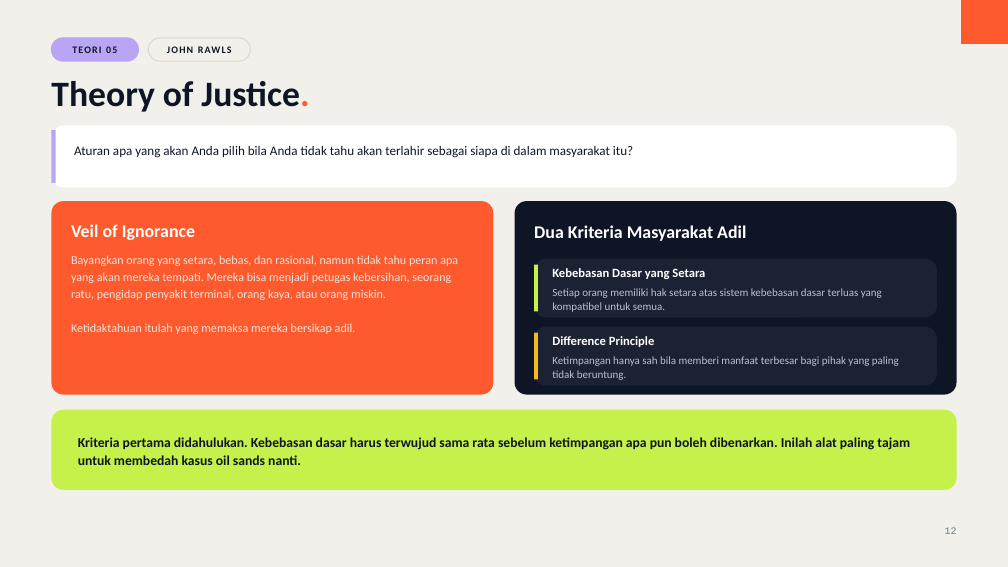
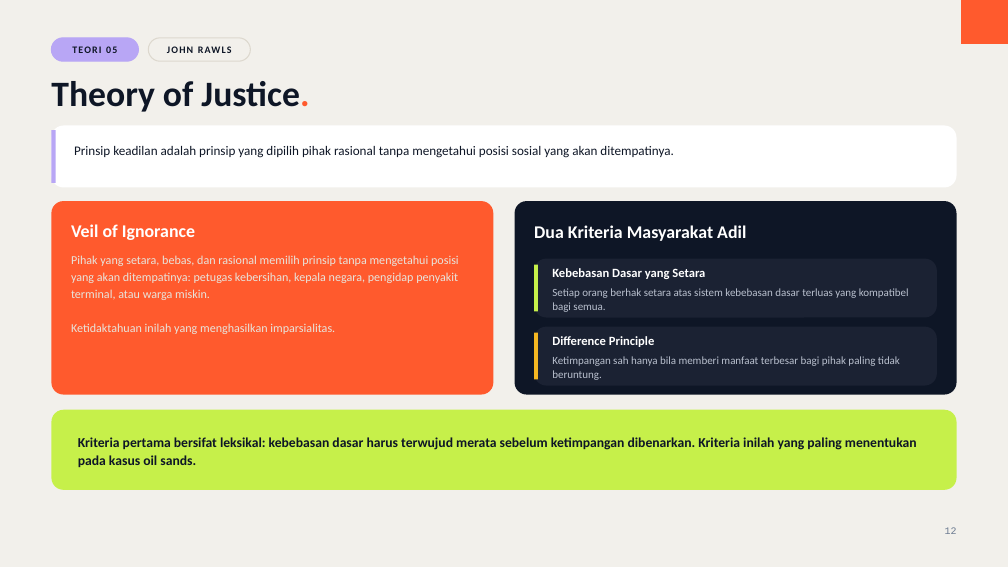
Before and after one commit to aslihabnuri/Dom-Manipulation, a slide deck: slide 12 of business-ethics/chapter-3/decks/Deck-1-Evaluating-Business-Ethics.pptx. Drawn at 1008x567 pixels with LibreOffice and Linux fonts; fonts in the diff are those of the drawing. Boxes give left, top, right and bottom in pixels: in the first picture for what was removed or moved away, otherwise in the second. Text is boxed around its words. In the diff, an @@ line names an element or a change of style, - is before the commit and + after.

```diff
--- a/business-ethics/chapter-3/decks/Deck-1-Evaluating-Business-Ethics.pptx
+++ b/business-ethics/chapter-3/decks/Deck-1-Evaluating-Business-Ethics.pptx
@@ text at box(74, 146, 673, 158): text changed @@
-Aturan apa yang akan Anda pilih bila Anda tidak tahu akan terlahir sebagai siapa di dalam masyarakat itu?
+Prinsip keadilan adalah prinsip yang dipilih pihak rasional tanpa mengetahui posisi sosial yang akan ditempatinya.
@@ text at box(71, 255, 459, 334): text changed @@
-Bayangkan orang yang setara, bebas, dan rasional, namun tidak tahu peran apa yang akan mereka tempati. Mereka bisa menjadi petugas kebersihan, seorang ratu, pengidap penyakit terminal, orang kaya, atau orang miskin.
-Ketidaktahuan itulah yang memaksa mereka bersikap adil.
+Pihak yang setara, bebas, dan rasional memilih prinsip tanpa mengetahui posisi yang akan ditempatinya: petugas kebersihan, kepala negara, pengidap penyakit terminal, atau warga miskin.
+Ketidaktahuan inilah yang menghasilkan imparsialitas.
@@ text at box(552, 288, 909, 312): text changed @@
-Setiap orang memiliki hak setara atas sistem kebebasan dasar terluas yang kompatibel untuk semua.
+Setiap orang berhak setara atas sistem kebebasan dasar terluas yang kompatibel bagi semua.
@@ text at box(552, 356, 900, 380): text changed @@
-Ketimpangan hanya sah bila memberi manfaat terbesar bagi pihak yang paling tidak beruntung.
+Ketimpangan sah hanya bila memberi manfaat terbesar bagi pihak paling tidak beruntung.
@@ text at box(78, 437, 917, 467): text changed @@
-Kriteria pertama didahulukan. Kebebasan dasar harus terwujud sama rata sebelum ketimpangan apa pun boleh dibenarkan. Inilah alat paling tajam untuk membedah kasus oil sands nanti.
+Kriteria pertama bersifat leksikal: kebebasan dasar harus terwujud merata sebelum ketimpangan dibenarkan. Kriteria inilah yang paling menentukan pada kasus oil sands.
```
Also in this commit, not shown: 20 other slides changed, 5 other files.
